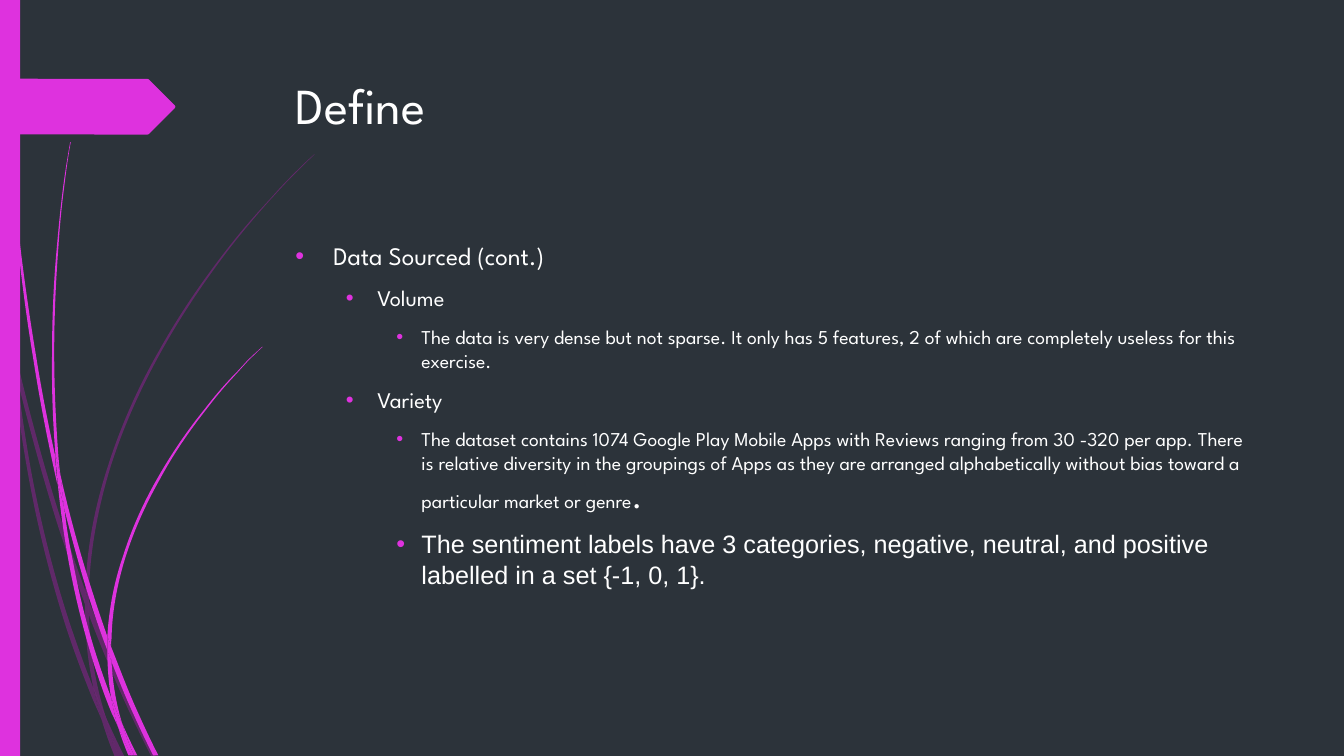
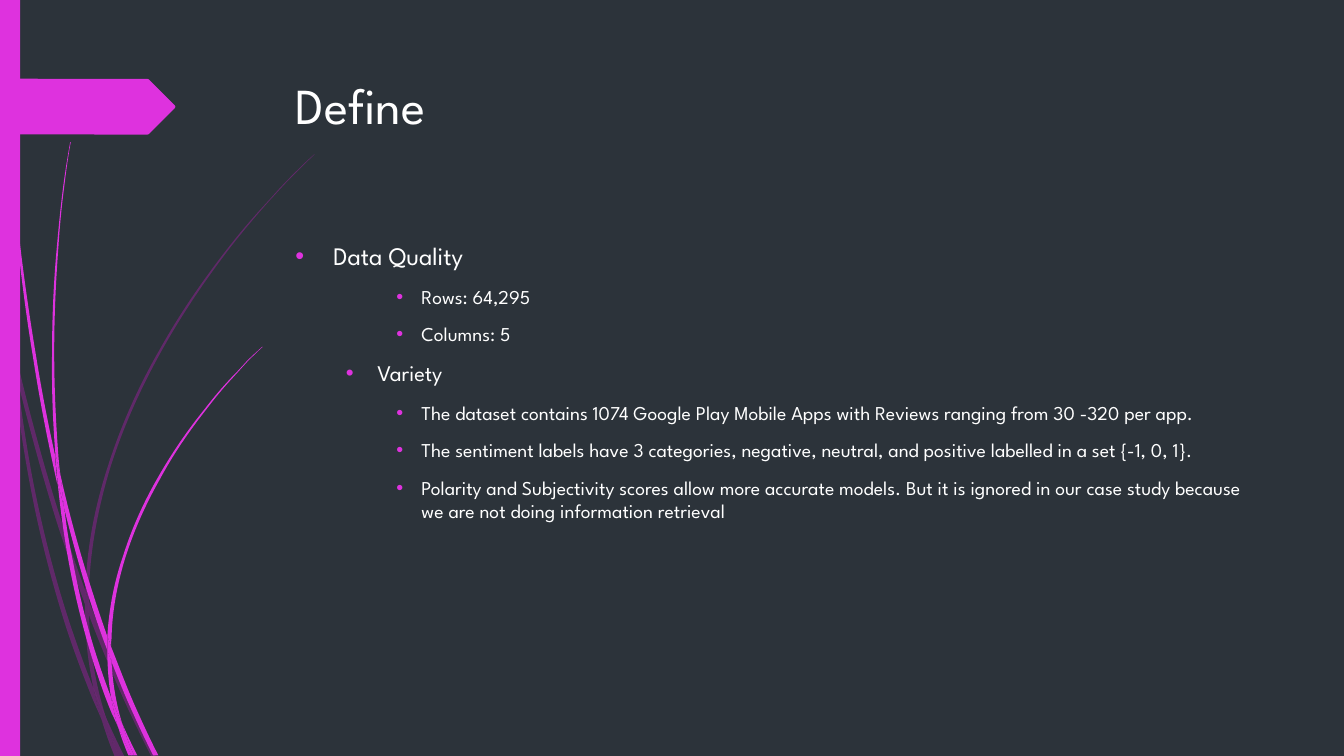
Before and after one commit to isaackarwailow/capstone-project, a slide deck: slide 8 of Capstone Project 2021.pptx (slide 7 before the commit). Drawn at 1344x756 pixels with LibreOffice and Linux fonts; fonts in the diff are those of the drawing. Boxes give left, top, right and bottom in pixels: in the first picture for what was removed or moved away, otherwise in the second. Text is boxed around its words. In the diff, an @@ line names an element or a change of style, - is before the commit and + after.

```diff
--- a/Capstone Project 2021.pptx
+++ b/Capstone Project 2021.pptx
@@ text at [333, 247, 530, 342]: text changed @@
-• Data Sourced (cont.)
-  • Volume
-    • The data is very dense but not sparse. It only has 5 features, 2 of which are completely useless for this exercise.
+• Data Quality
+    • Rows: 64,295
+    • Columns: 5
@@ text at [421, 406, 1193, 425]: text changed @@
-    • The dataset contains 1074 Google Play Mobile Apps with Reviews ranging from 30 -320 per app. There is relative diversity in the groupings of Apps as they are arranged alphabetically without bias toward a particular market or genre.
+    • The dataset contains 1074 Google Play Mobile Apps with Reviews ranging from 30 -320 per app.
@@ text at [421, 443, 1193, 462]: size 18 to 14 pt, font Arial to League Spartan in "The sentiment labels have 3 categories, negative, ..." @@
@@ text at [421, 481, 1240, 523]: paragraph added @@
+    • Polarity and Subjectivity scores allow more accurate models. But it is ignored in our case study because we are not doing information retrieval
```
Also in this commit, not shown: 7 other slides changed, 5 slides added, 2 slides removed.
